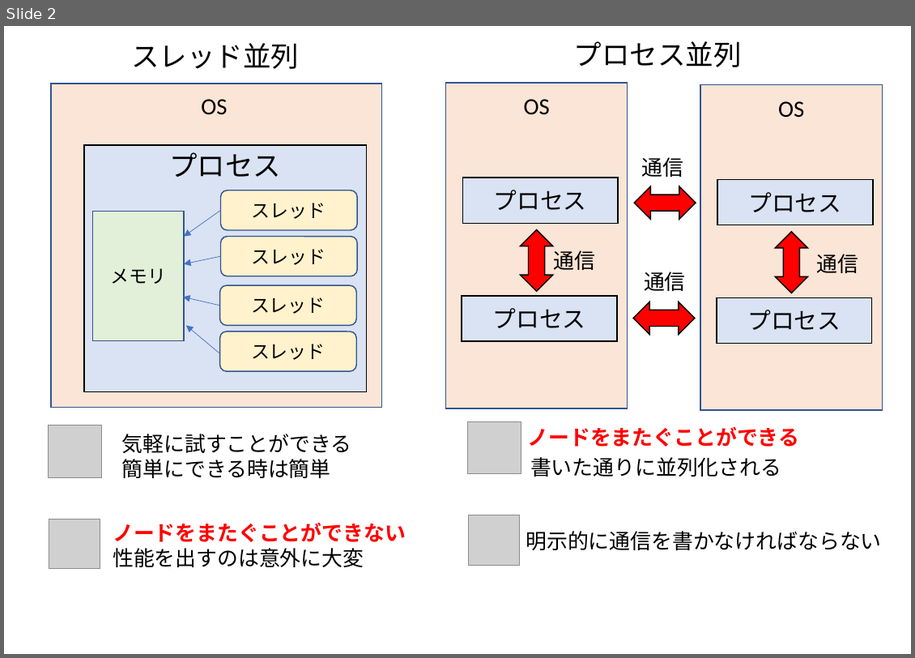
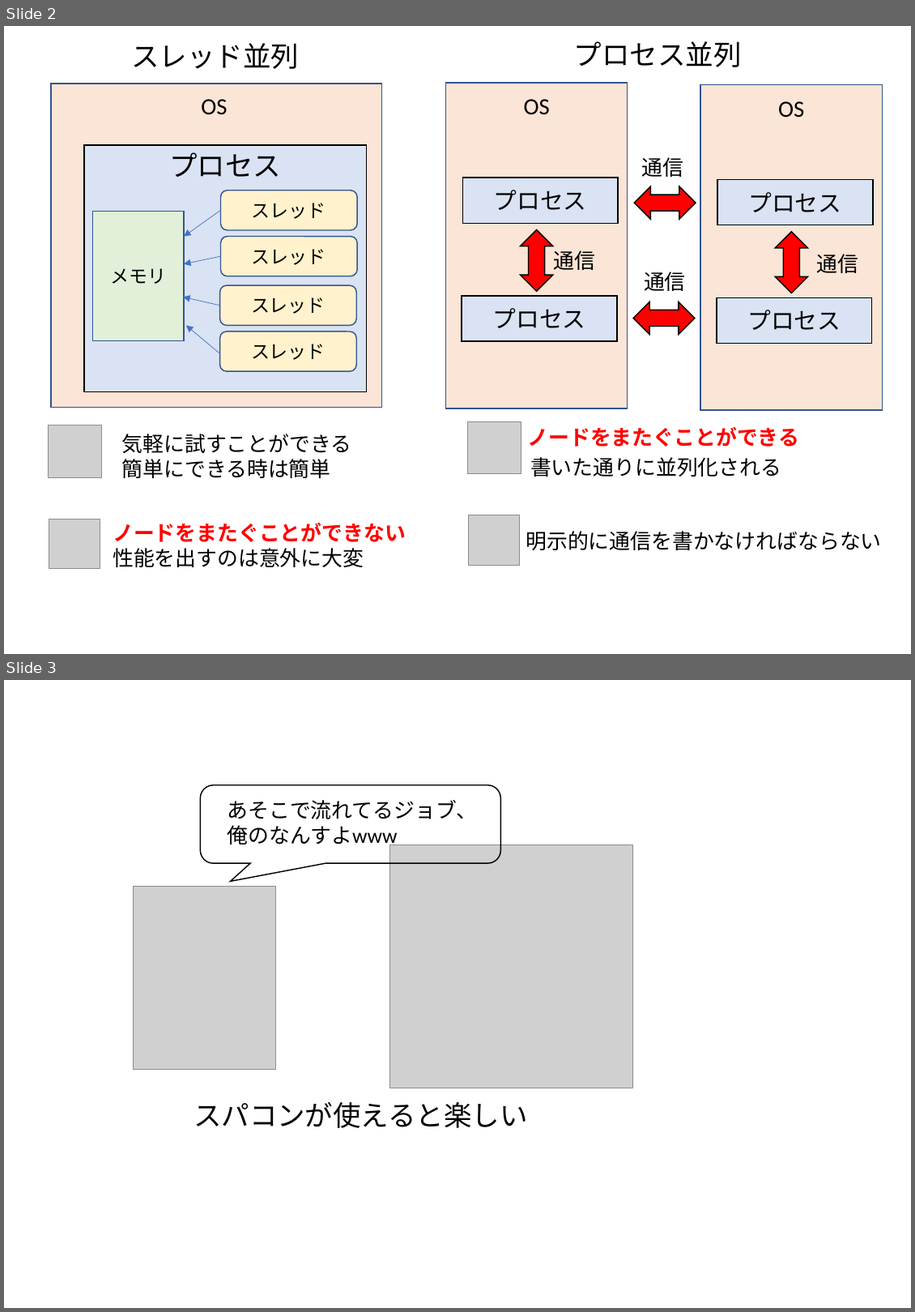
Before and after one commit to kaityo256/sevendayshpc, a slide deck: day1/fig/fig.pptx. Shown one above the other, each under a label of ours: slide 2 before the commit, slides 2 and 3 after it. The pictures are 915x658 and 915x1312 pixels, drawn with LibreOffice and Linux fonts; fonts in the diff are those of the drawing; grey boxes stand for pictures. Boxes give left, top, right and bottom in pixels: in the first picture for what was removed or moved away, otherwise in the second. Text is boxed around its words. In the diff, an @@ line names an element or a change of style, - is before the commit and + after.

```diff
--- a/day1/fig/fig.pptx
+++ b/day1/fig/fig.pptx
@@ slide 3 added at (x1=4, y1=680, x2=911, y2=1308), background #FFFFFF @@
@@ rounded speech box added at (x1=200, y1=785, x2=501, y2=863), outline #000000 1 pt @@
@@ text added at (x1=228, y1=800, x2=478, y2=848), 18 pt, text #000000 @@
+あそこで流れてるジョブ、
+俺のなんすよwww
@@ picture added at (x1=390, y1=845, x2=634, y2=1089) @@
@@ picture added at (x1=133, y1=887, x2=275, y2=1070) @@
@@ text added at (x1=194, y1=1102, x2=528, y2=1128), 24 pt, text #000000 @@
+スパコンが使えると楽しい
```
Also in this commit, not shown: 2 other files.
